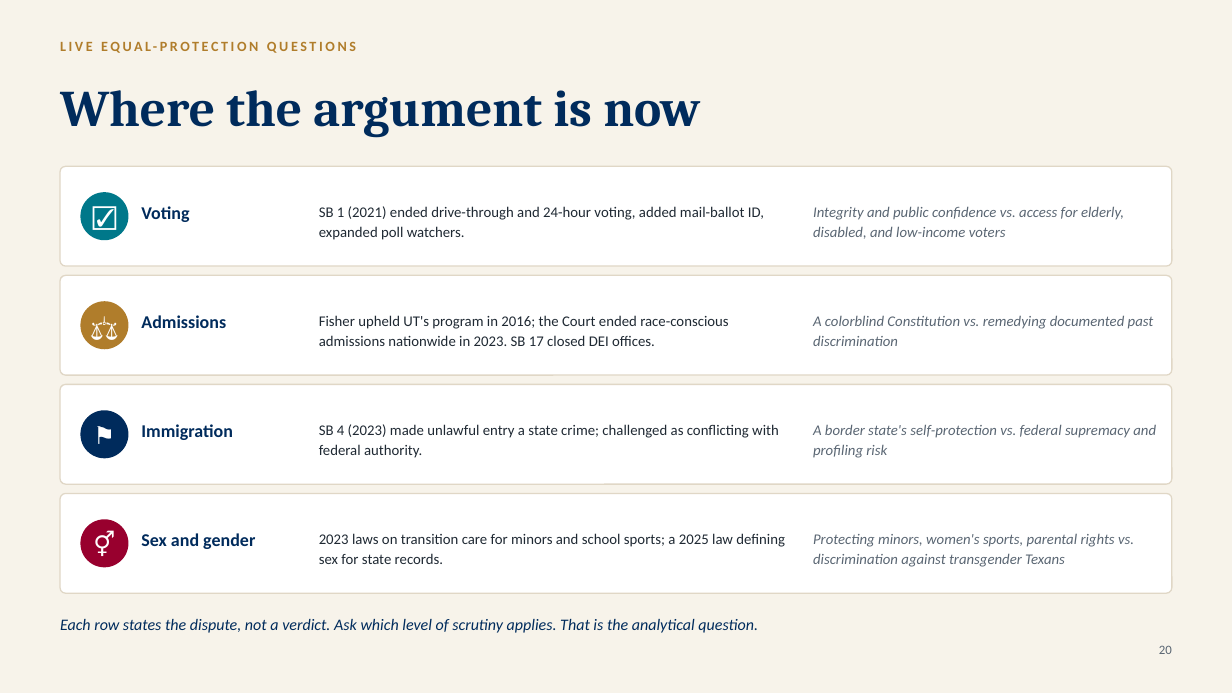
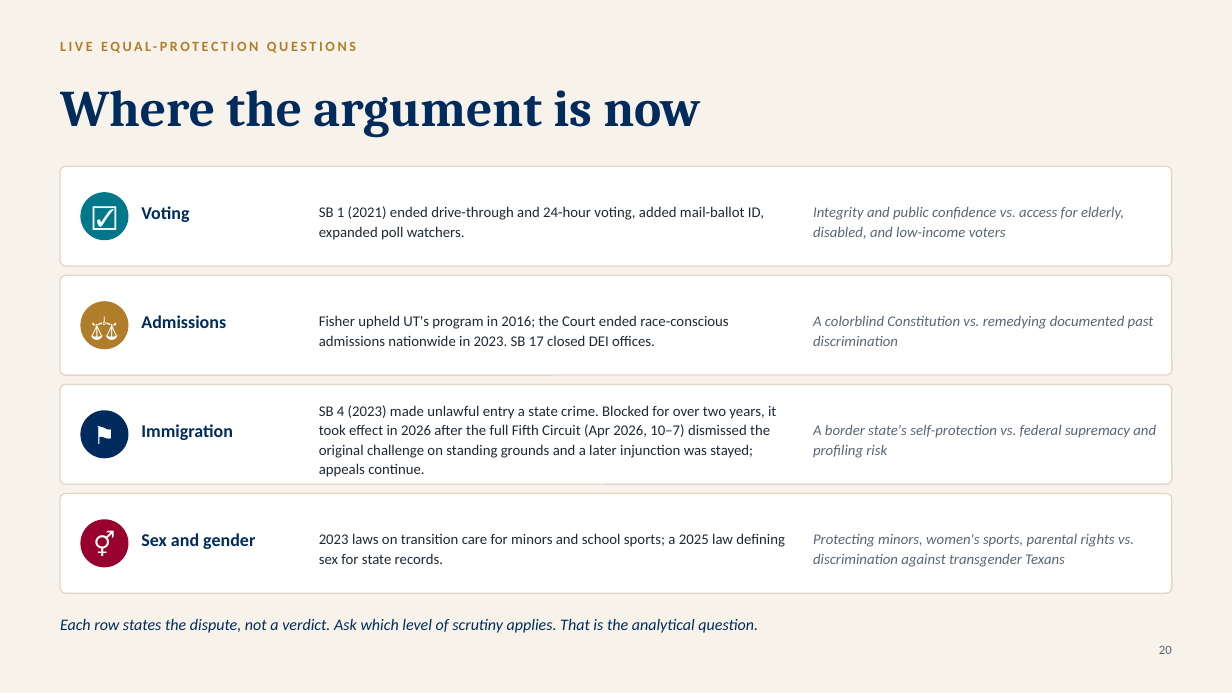
Before and after one commit to ProfessorJaredAlanStewart/texas-govt-modules, a slide deck: slide 21 of slides/Chapter 16 - Civil Liberties and Civil Rights (Lecture Deck).pptx. Drawn at 1232x693 pixels with LibreOffice and Linux fonts; fonts in the diff are those of the drawing. Boxes give left, top, right and bottom in pixels: in the first picture for what was removed or moved away, otherwise in the second. Text is boxed around its words. In the diff, an @@ line names an element or a change of style, - is before the commit and + after.

```diff
--- a/slides/Chapter 16 - Civil Liberties and Civil Rights (Lecture Deck).pptx
+++ b/slides/Chapter 16 - Civil Liberties and Civil Rights (Lecture Deck).pptx
@@ text at bbox=[319, 405, 776, 477]: text changed @@
-SB 4 (2023) made unlawful entry a state crime; challenged as conflicting with federal authority.
+SB 4 (2023) made unlawful entry a state crime. Blocked for over two years, it took effect in 2026 after the full Fifth Circuit (Apr 2026, 10–7) dismissed the original challenge on standing grounds and a later injunction was stayed; appeals continue.
```
Also in this commit, not shown: 3 other slides changed, 58 other files.
